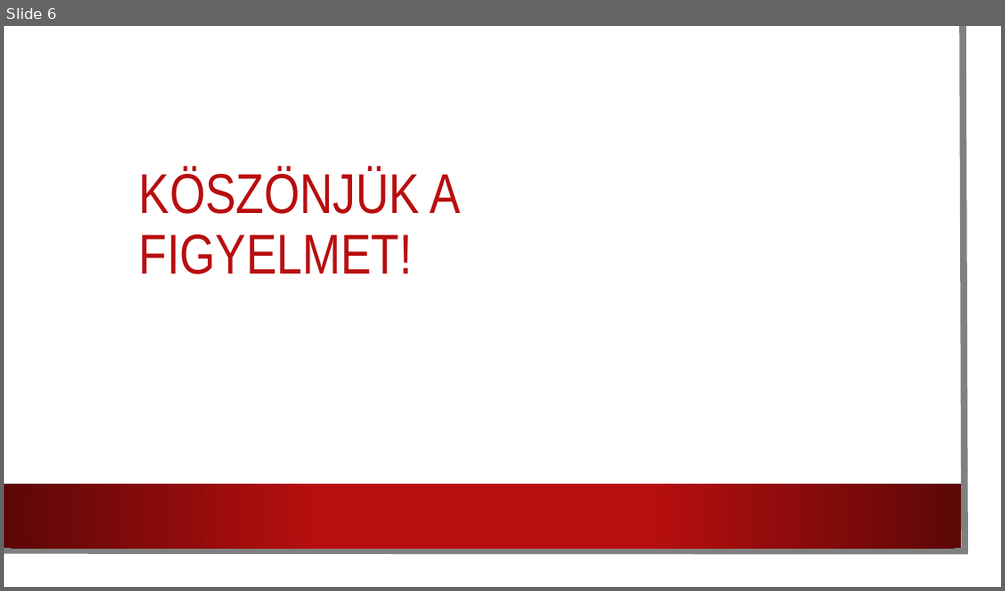
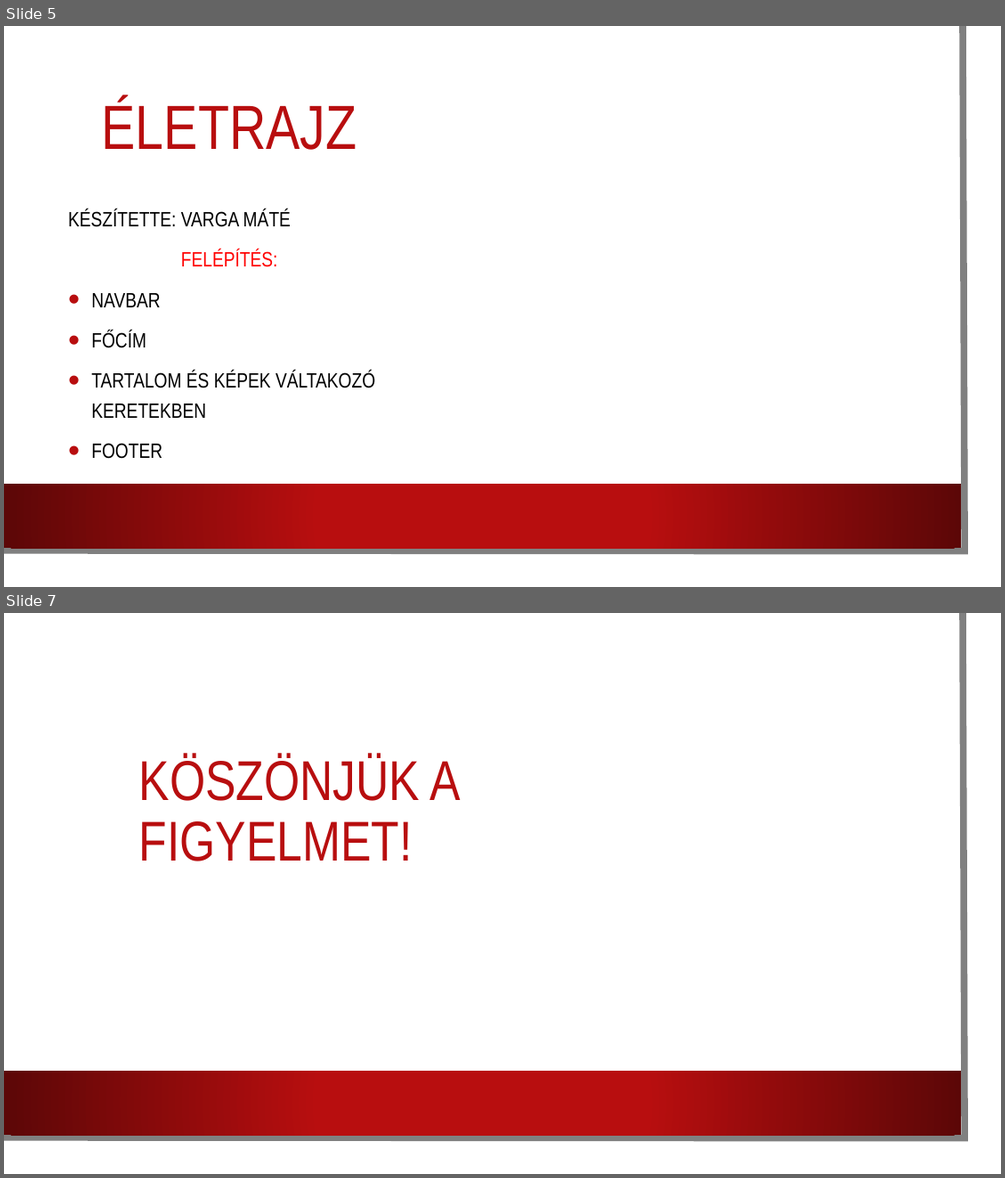
Before and after one commit to verbaviktor/Eminem-rajongoi-weboldal, a slide deck: Eminem.pptx. Shown one above the other, each under a label of ours: slide 6 before the commit, slides 5 and 7 after it; the slides between them are not shown. The pictures are 1005x591 and 1005x1178 pixels, drawn with LibreOffice and Linux fonts; fonts in the diff are those of the drawing; background and template pictures are left out. Boxes give left, top, right and bottom in pixels: in the first picture for what was removed or moved away, otherwise in the second. Text is boxed around its words. In the diff, an @@ line names an element or a change of style, - is before the commit and + after.

```diff
--- a/Eminem.pptx
+++ b/Eminem.pptx
@@ slide 5 added at box(4, 26, 1001, 587), background picture (left out); not listed: 3 template elements that a slide beside it also shows @@
@@ title added at box(102, 98, 357, 150), 60 pt, text #B80E0F @@
+ÉLETRAJZ
@@ text added at box(68, 209, 375, 418), 20 pt, text #000000 @@
+KÉSZÍTETTE: VARGA MÁTÉ
+FELÉPÍTÉS:
+• NAVBAR
+• FŐCÍM
+• TARTALOM ÉS KÉPEK VÁLTAKOZÓ KERETEKBEN
+• FOOTER
@@ what was slide 6 is now slide 7 @@
```
Also in this commit, not shown: 2 slides changed, 3 other slides added, 3 slides removed.
